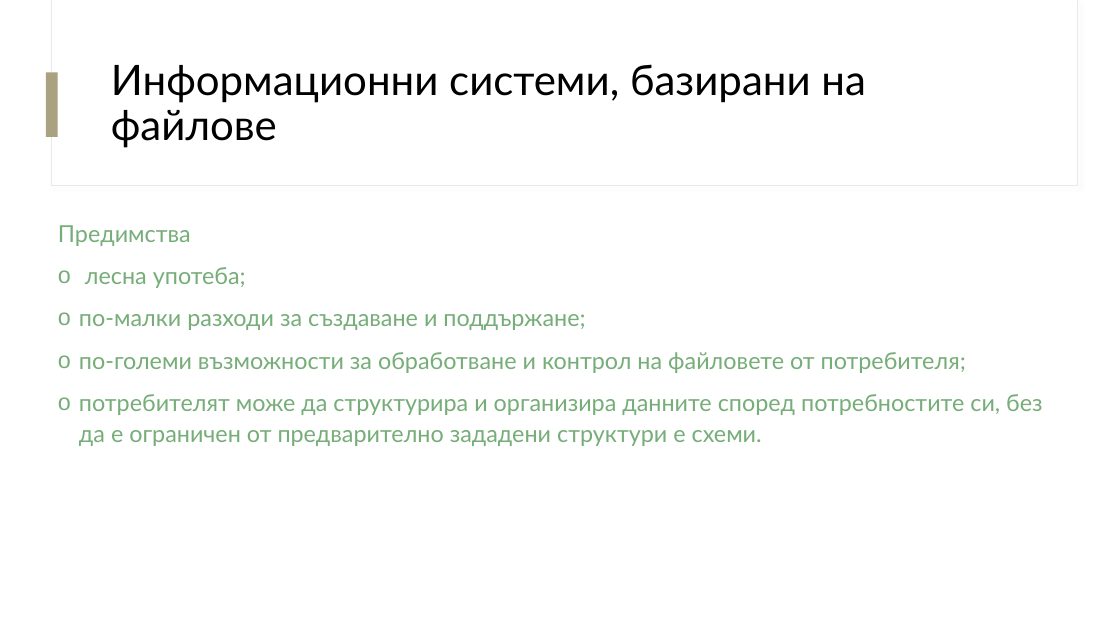
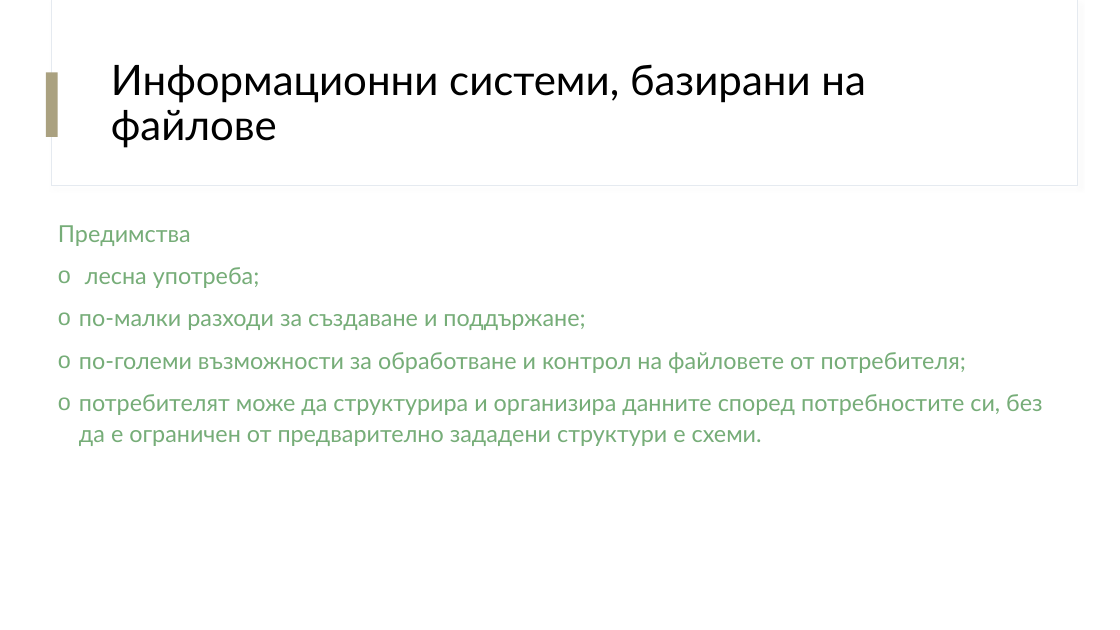
Before and after one commit to ahmedmatem/ppmg, a slide deck: slide 7 of XII class/DB - Module 3/02. Въведение в ИС/Въведение в информационните системи.pptx. Drawn at 1120x630 pixels with LibreOffice and Linux fonts; fonts in the diff are those of the drawing. Boxes give left, top, right and bottom in pixels: in the first picture for what was removed or moved away, otherwise in the second. Text is boxed around its words. In the diff, an @@ line names an element or a change of style, - is before the commit and + after.

```diff
--- a/XII class/DB - Module 3/02. Въведение в ИС/Въведение в информационните системи.pptx
+++ b/XII class/DB - Module 3/02. Въведение в ИС/Въведение в информационните системи.pptx
@@ text at (85,267,260,288): text changed @@
-o лесна употеба;
+o лесна употреба;
```
Also in this commit, not shown: 3 other slides changed, 1 other file.
